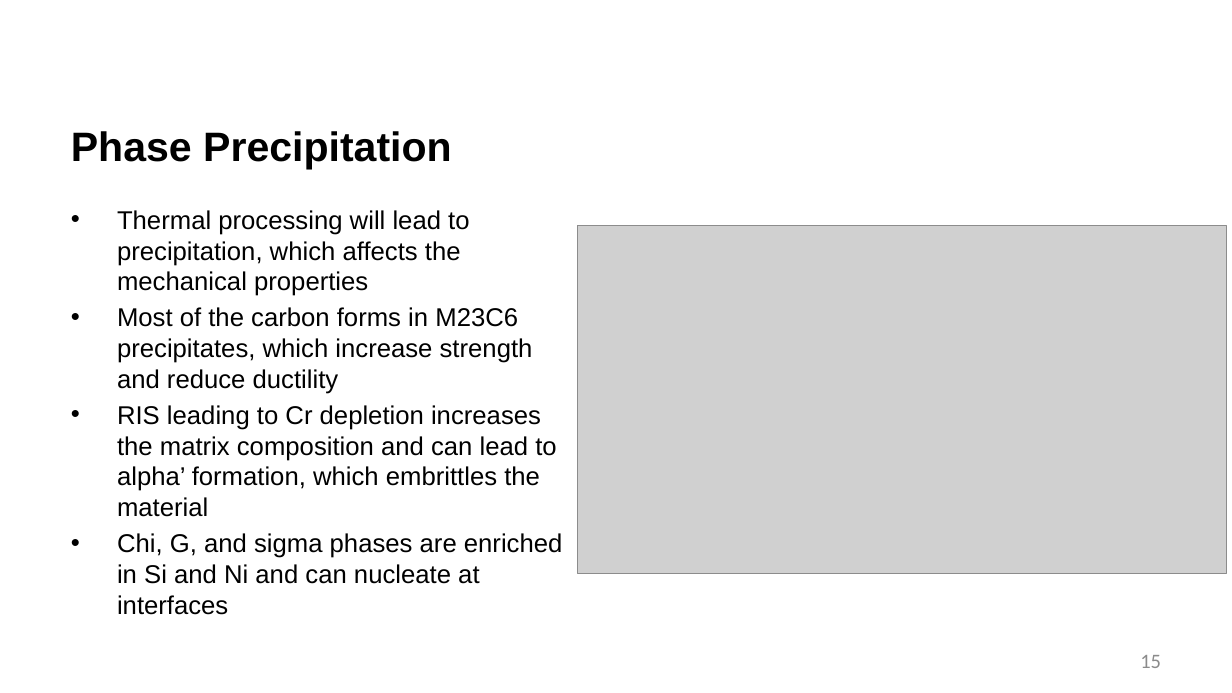
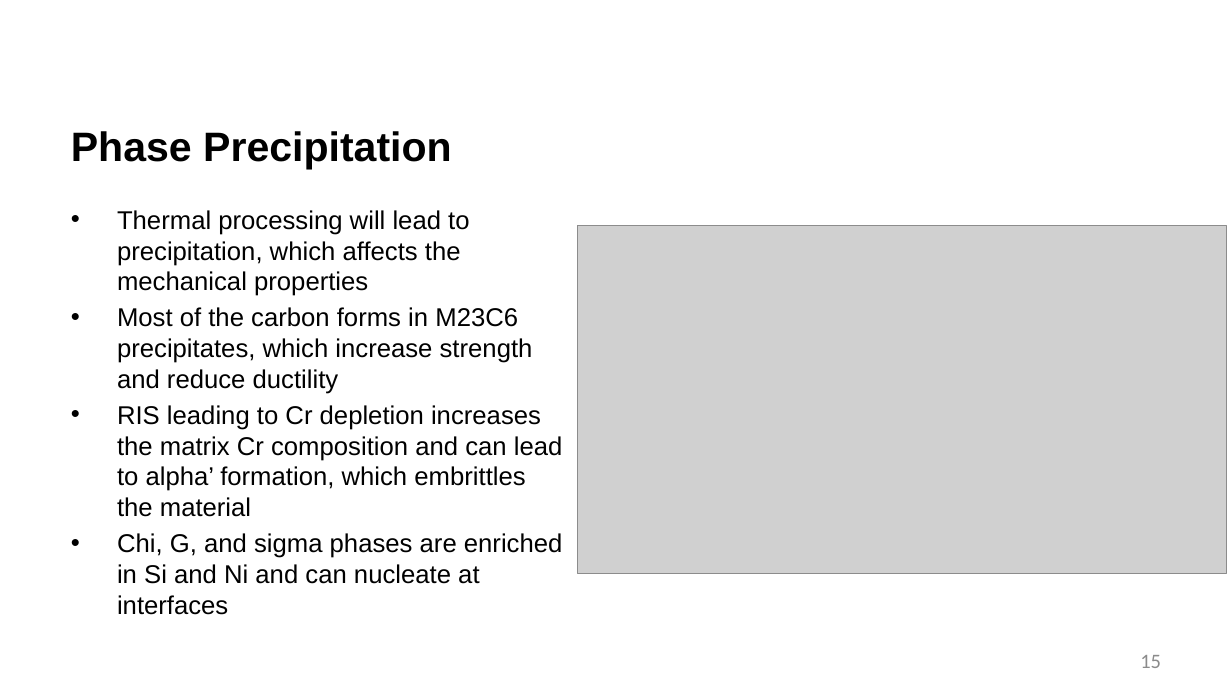
Before and after one commit to benbeeler/TEACHING, a slide deck: slide 15 of Advanced Reactor Materials/Fall2025/Lec18_AdvancedCladding.pptx. Drawn at 1232x693 pixels with LibreOffice and Linux fonts; fonts in the diff are those of the drawing; grey boxes stand for pictures; background and template pictures are left out. Boxes give left, top, right and bottom in pixels: in the first picture for what was removed or moved away, otherwise in the second. Text is boxed around its words. In the diff, an @@ line names an element or a change of style, - is before the commit and + after.

```diff
--- a/Advanced Reactor Materials/Fall2025/Lec18_AdvancedCladding.pptx
+++ b/Advanced Reactor Materials/Fall2025/Lec18_AdvancedCladding.pptx
@@ text at <box>117,405,563,517</box>: text changed @@
-• RIS leading to Cr depletion increases the matrix composition and can lead to alpha’ formation, which embrittles the material
+• RIS leading to Cr depletion increases the matrix Cr composition and can lead to alpha’ formation, which embrittles the material
```
Also in this commit, not shown: 4 other slides changed, 3 slides removed, 12 other files.
